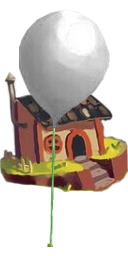
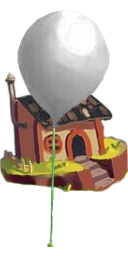
Two versions of the same layered image (128x256). Layer-by-layer changes:
painted on "balao" over left=17, top=48, right=21, bottom=66
